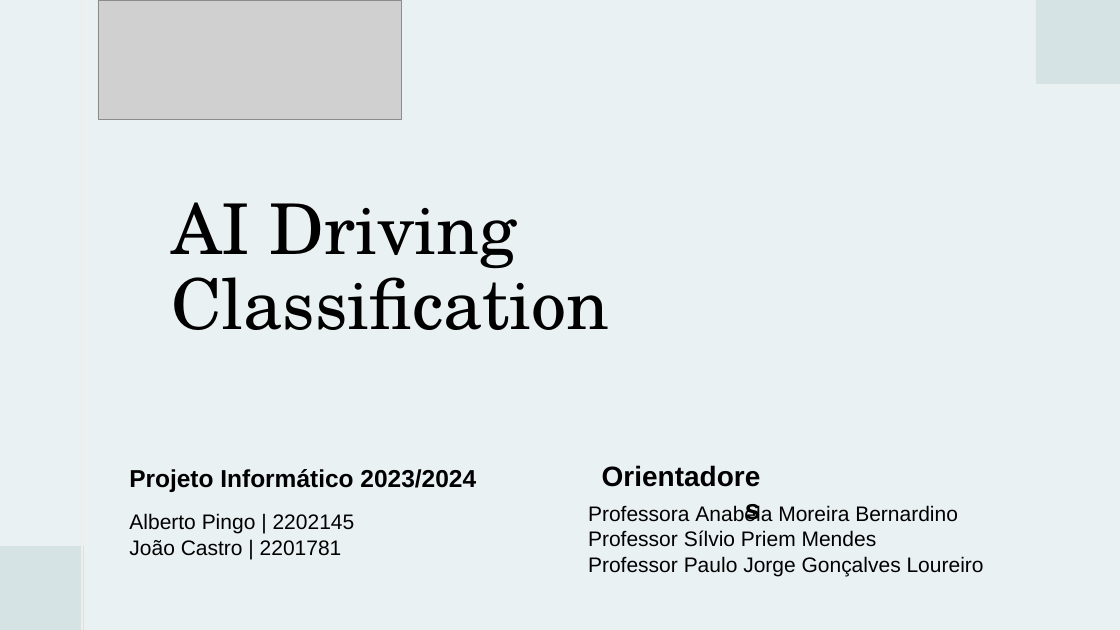
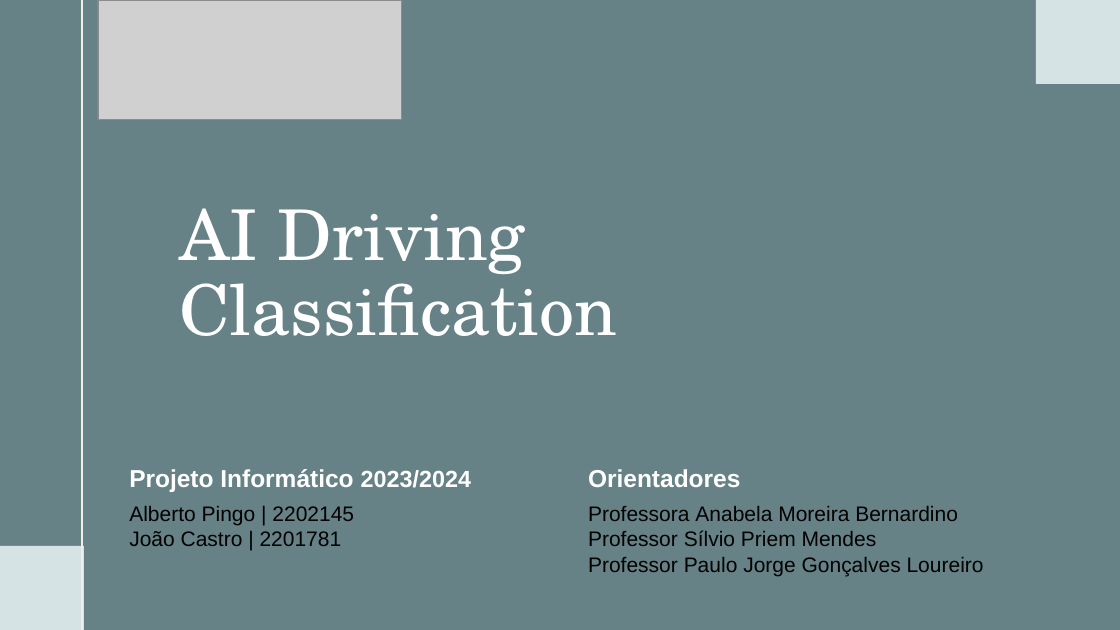
Before and after one commit to albertopingo/AI-driving-classification_FinalProject_CEng, a slide deck: slide 1 of ProjInf_AI_Driving_Classification.pptx. Drawn at 1120x630 pixels with LibreOffice and Linux fonts; fonts in the diff are those of the drawing; grey boxes stand for pictures. Boxes give left, top, right and bottom in pixels: in the first picture for what was removed or moved away, otherwise in the second. Text is boxed around its words. In the diff, an @@ line names an element or a change of style, - is before the commit and + after.

Commit message:
Update pptx

```diff
--- a/ProjInf_AI_Driving_Classification.pptx
+++ b/ProjInf_AI_Driving_Classification.pptx
@@ background #EAF1F2 to #40636A at 80% opacity @@
@@ title "AI Driving Classification": place and size @@
-title "AI Driving Classification" at <box>171,202,609,330</box>
+title "AI Driving Classification" at <box>179,208,617,336</box>
@@ title "AI Driving Classification" at <box>179,208,617,336</box>: text colour #000000 to #FFFFFF @@
@@ text "Projeto Informático 2023/2024" at <box>129,469,471,492</box>: size 21 to 20 pt in "2023/2024"; text colour #000000 to #FFFFFF @@
@@ text "Orientadores" at <box>588,469,740,487</box>: size 24 to 21 pt, text colour #000000 to #FFFFFF; alignment right to left @@
@@ text "Alberto Pingo | 2202145": place and size @@
-text "Alberto Pingo | 2202145" at <box>129,513,355,556</box>
+text "Alberto Pingo | 2202145" at <box>129,506,354,546</box>
```
Also in this commit, not shown: 19 other slides changed, 5 slides added, 11 slides removed.
